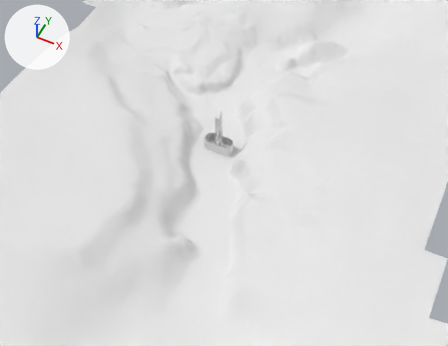
Two versions of the FBX model Assets/Models/FinalMap/Rivermap.fbx, one commit apart.
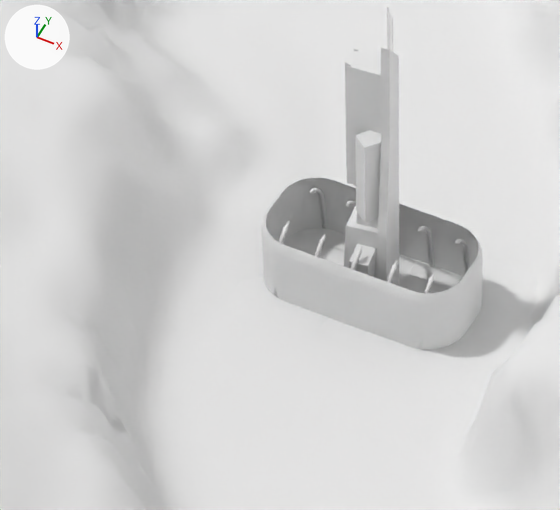
The first picture shows the older version from a 50 mm camera at (2027.0, -3936.0, 4572.0) aimed at (144.0, -171.0, -133.0). The close-ups show both versions on the part from 38% to 54% of the width and 32% to 51% of the height of that picture; other places that the commit changed are outside them. Lighting does not change. The marker at upper left points along +X, +Y and +Z. Where no turn or scale is listed for an object, it has been applied to the vertices.

The first close-up shows 'Dome', 'Ground', 'Pillar', 'SDL_Tower', 'Terrain'.
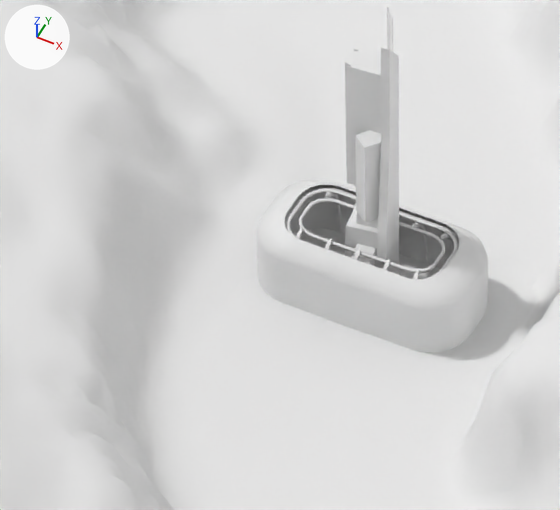
Changed parts and their boxes (x1, y1, x2, y2) in the close-ups (560 x 510 px):
'Dome', reshaped: before (262, 178, 483, 350); after (285, 185, 459, 268)
'DomeOuter', added: after (256, 179, 488, 353)
'Pillar', reshaped, moved (14% narrower): before (274, 188, 469, 349); after (287, 192, 454, 348)
'DomeRing', added: after (299, 198, 445, 273)
'DomeRingBig', added: after (286, 188, 458, 280)
part 1 of me_plane_001, built on: before (262, 178, 483, 346); after (285, 185, 459, 268)
part 2 of me_plane_004, added: after (411, 223, 428, 264)
part 3 of me_plane_004, added: after (440, 233, 454, 254)
part 4 of me_plane_004, added: after (325, 192, 342, 234)
part 5 of me_plane_004, added: after (373, 258, 390, 337)
part 6 of me_plane_004, added: after (402, 269, 420, 348)
part 7 of me_plane_004, added: after (315, 238, 332, 316)
part 8 of me_plane_004, added: after (287, 227, 303, 305)
part 9 of me_plane_004, deleted: before (274, 188, 469, 349)
part 10 of me_plane_004, built on: before (355, 248, 362, 270); after (344, 248, 362, 327)

The change, as a diff of the scene's bpy script:
```diff
--- a/Assets/Models/FinalMap/Rivermap.fbx.py
+++ b/Assets/Models/FinalMap/Rivermap.fbx.py
@@ me_plane_001 @@
-me_plane_001.from_pydata(...)  # 180 vertices, 144 faces; spans x -150.0..150.0, y -75.0..75.0, z 0.0..118.0
+me_plane_001.from_pydata(...)  # 190 vertices, 152 faces; spans x -150.0..150.0, y -75.0..75.0, z 0.0..118.0
+# me_plane_001 part 1
+# 8 faces are deleted
+# 4 vertices in x -150.0..-141.0, y 19.0..50.0, z 100.0 move by (3.0, -1.0, 0.0)
+# 4 vertices in x -150.0..-141.0, y -50.0..-19.0, z 100.0 move by (3.0, 1.0, 0.0)
+# 4 vertices in x 141.0..150.0, y 19.0..50.0, z 100.0 move by (-3.0, -1.0, 0.0)
+# 4 vertices in x 141.0..150.0, y -50.0..-19.0, z 100.0 move by (-3.0, 1.0, 0.0)
+# 3 vertices in x -115.0..-94.0, y 71.0..75.0, z 100.0 move by (2.0, -2.0, 0.0)
+# 3 vertices in x -115.0..-94.0, y -75.0..-71.0, z 100.0 move by (2.0, 2.0, 0.0)
+# 86 vertices move from x -149.0..149.0, y -75.0..75.0, z 100.0..118.0 to x -131.0..131.0, y -73.0..73.0, z 100.0..118.0
+# 10 vertices are added at x 0.0, y -75.0..75.0, z 0.0..118.0
+# 16 new faces join them
@@ me_plane_004 @@
-me_plane_004.from_pydata(...)  # 334 vertices, 312 faces; spans x -111.0..111.0, y -74.0..74.0, z 18.0..123.0
+me_plane_004.from_pydata(...)  # 768 vertices, 790 faces; spans x -90.0..90.0, y -79.0..79.0, z 18.0..128.0
+# me_plane_004 part 2: a new loose piece of 64 vertices spanning x 41.0..46.0, y 32.0..79.0, z 18.0..128.0
+# me_plane_004 part 3: a new loose piece of 64 vertices spanning x 85.0..90.0, y 32.0..79.0, z 18.0..128.0
+# me_plane_004 part 4: a new loose piece of 64 vertices spanning x -90.0..-85.0, y 32.0..79.0, z 18.0..128.0
+# me_plane_004 part 5: a new loose piece of 64 vertices spanning x 41.0..46.0, y -79.0..-32.0, z 18.0..128.0
+# me_plane_004 part 6: a new loose piece of 64 vertices spanning x 85.0..90.0, y -79.0..-32.0, z 18.0..128.0
+# me_plane_004 part 7: a new loose piece of 64 vertices spanning x -46.0..-41.0, y -79.0..-32.0, z 18.0..128.0
+# me_plane_004 part 8: a new loose piece of 64 vertices spanning x -90.0..-85.0, y -79.0..-32.0, z 18.0..128.0
+# me_plane_004 part 9: 8 loose pieces with 224 vertices, spanning x -111.0..111.0, y -74.0..74.0, z 18.0..123.0, are deleted
+# me_plane_004 part 10: 28 vertices removed from x -3.0..3.0, y -70.0..-30.0, z 18.0..120.0; 101 vertices added at x -3.0..3.0, y -79.0..-32.0, z 19.0..128.0
+# me_plane_004 part 11: the surface is now shaded flat
@@ ob_pillar @@
 ob_pillar = bpy.data.objects.new('Pillar', me_plane_004)
-ob_pillar.location = (0.0, 0.0, 0.0)
+ob_pillar.location = (0.0, 0.0, -5.0)
@@ ob_domeouter @@
+ob_domeouter = bpy.data.objects.new('DomeOuter', me_plane_009)  # 190 vertices, 152 faces; spans x -158.0..158.0, y -79.0..79.0, z 0.0..124.0
+ob_domeouter.location = (0.0, 0.0, 0.0)
@@ ob_domering @@
+ob_domering = bpy.data.objects.new('DomeRing', me_plane_011)  # 152 vertices, 152 faces; spans x -102.0..102.0, y -38.0..38.0, z 118.0..122.0
+ob_domering.location = (0.0, 0.0, -3.0)
@@ ob_domeringbig @@
+ob_domeringbig = bpy.data.objects.new('DomeRingBig', me_plane_012)  # 152 vertices, 152 faces; spans x -116.0..116.0, y -57.0..57.0, z 114.0..118.0
+ob_domeringbig.location = (0.0, 0.0, 0.0)
```
